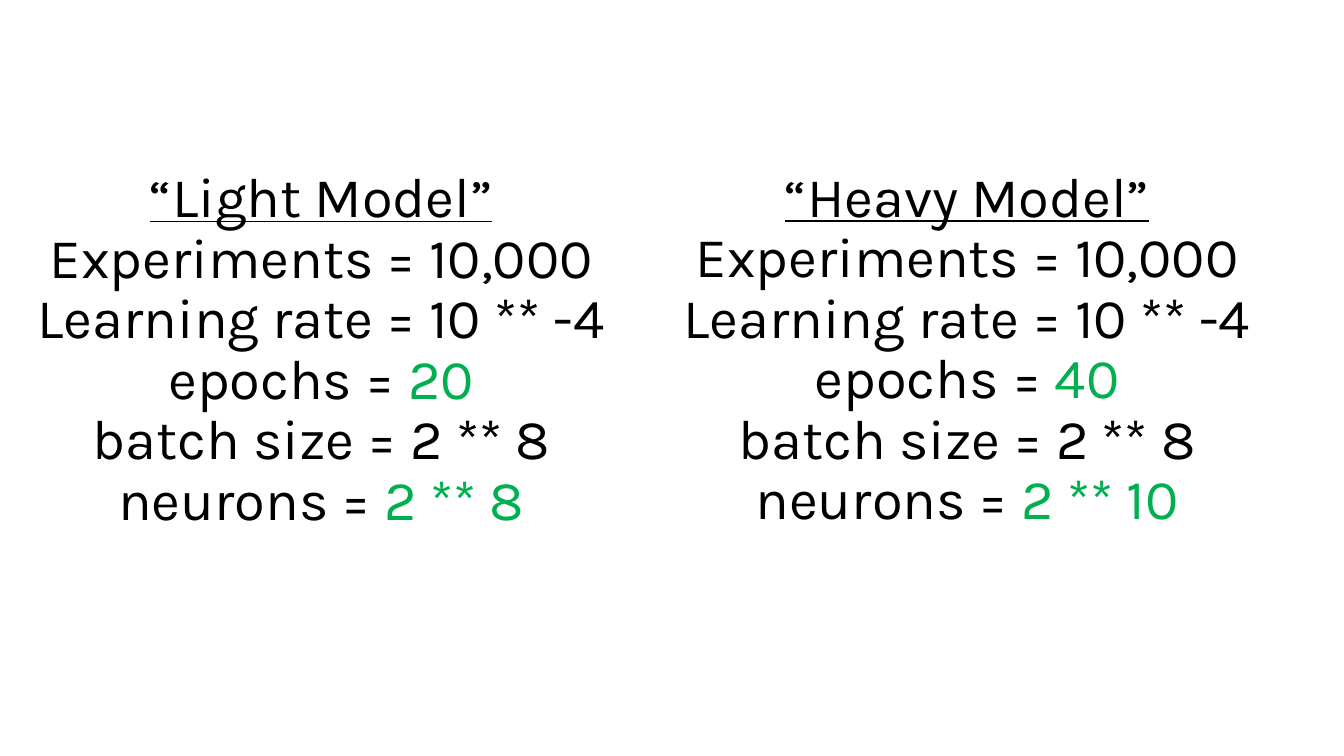
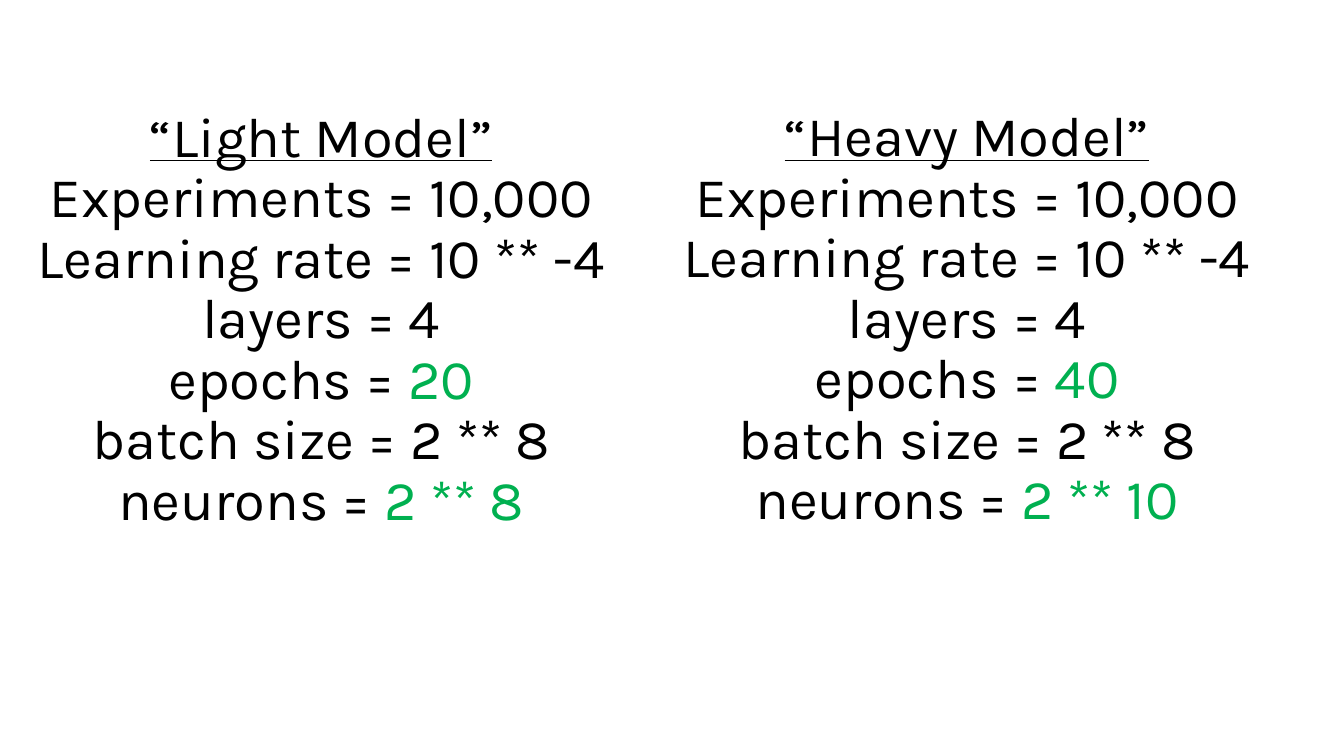
Before and after one commit to Davidkatom/ML_Crosstalk, a slide deck: slide 1 of Omer/Generated_Data/Diff Params.pptx. Drawn at 1344x756 pixels with LibreOffice and Linux fonts; fonts in the diff are those of the drawing. Boxes give left, top, right and bottom in pixels: in the first picture for what was removed or moved away, otherwise in the second. Text is boxed around its words. In the diff, an @@ line names an element or a change of style, - is before the commit and + after.

```diff
--- a/Omer/Generated_Data/Diff Params.pptx
+++ b/Omer/Generated_Data/Diff Params.pptx
@@ title at [38, 118, 605, 521]: text changed @@
-“Light Model”
-Experiments = 10,000
-Learning rate = 10 ** -4
-epochs = 20
-batch size = 2 ** 8
-neurons = 2 ** 8
+“Light Model”
+Experiments = 10,000
+Learning rate = 10 ** -4
+layers = 4
+epochs = 20
+batch size = 2 ** 8
+neurons = 2 ** 8
@@ text at [684, 167, 1250, 520]: text changed @@
-Experiments = 10,000
-Learning rate = 10 ** -4
-epochs = 40
-batch size = 2 ** 8
-neurons = 2 ** 10
+Experiments = 10,000
+Learning rate = 10 ** -4
+layers = 4
+epochs = 40
+batch size = 2 ** 8
+neurons = 2 ** 10
```
Also in this commit, not shown: 3 slides added, 1 other file.
